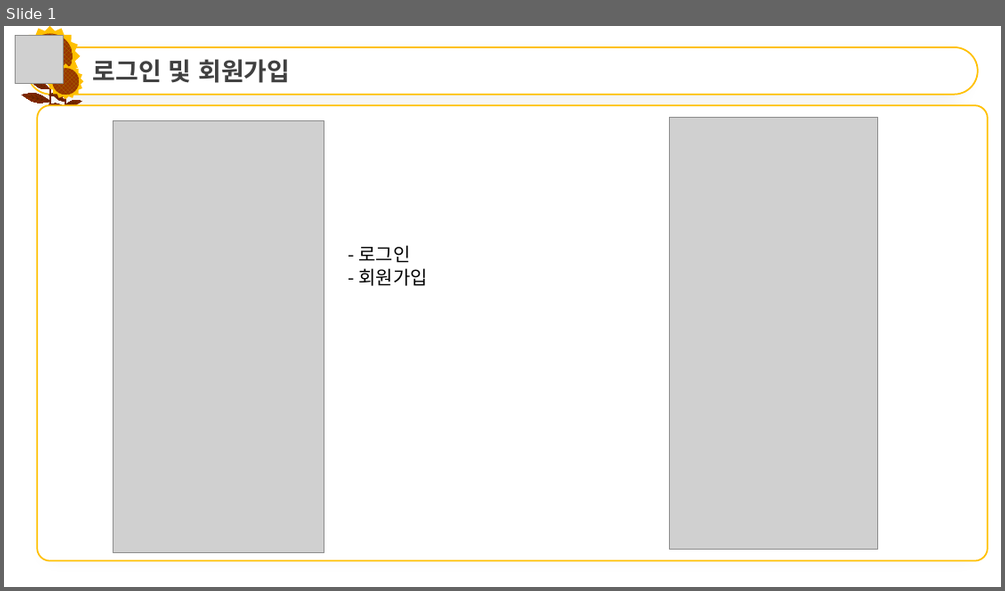
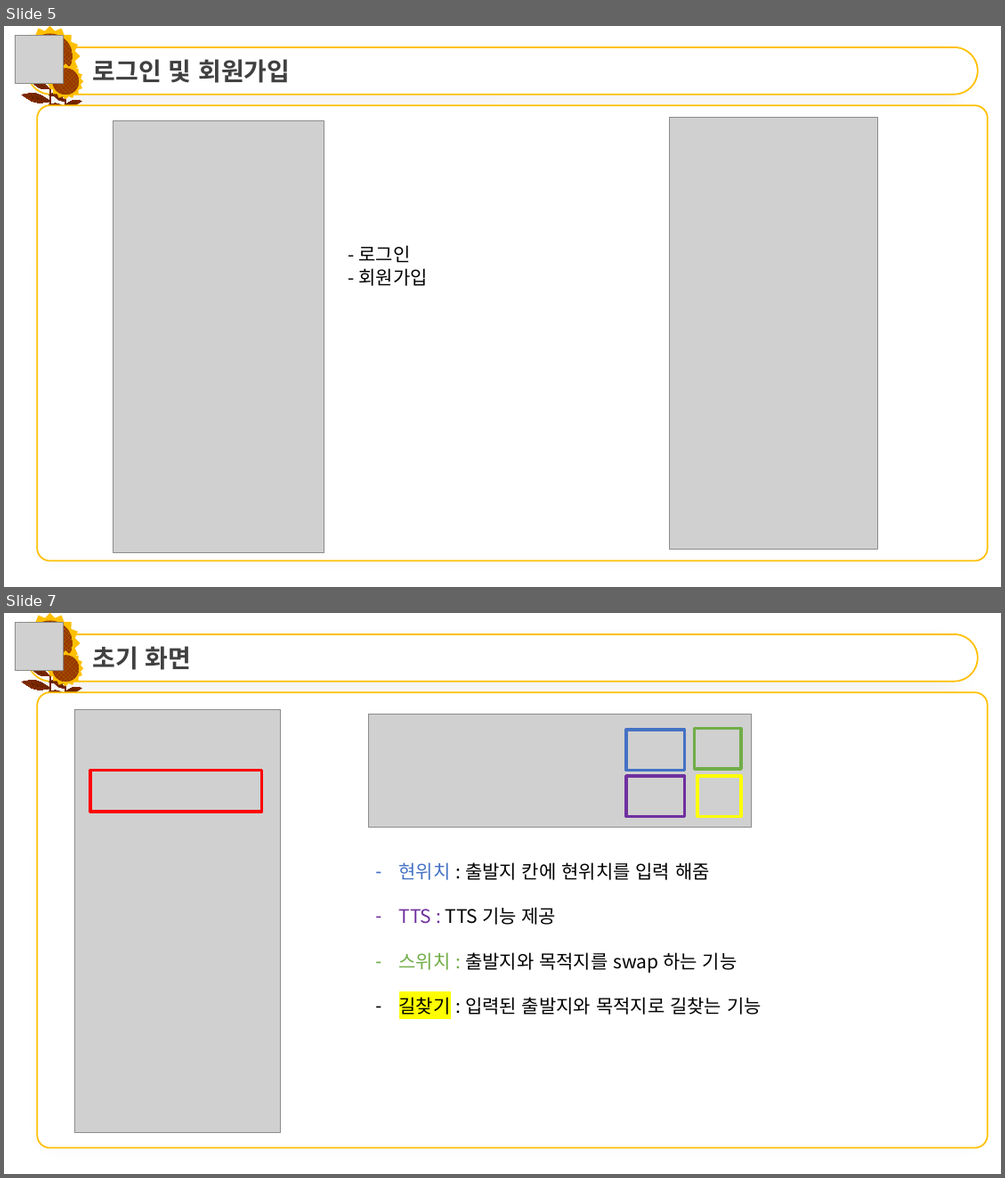
Before and after one commit to sanggae4133/capstone_1_ANY_WAY, a slide deck: 사용설명.pptx. Shown one above the other, each under a label of ours: slide 1 before the commit, slides 5 and 7 after it; the slides between them are not shown. The pictures are 1005x591 and 1005x1178 pixels, drawn with LibreOffice and Linux fonts; fonts in the diff are those of the drawing; grey boxes stand for pictures. Boxes give left, top, right and bottom in pixels: in the first picture for what was removed or moved away, otherwise in the second. Text is boxed around its words. In the diff, an @@ line names an element or a change of style, - is before the commit and + after.

```diff
--- a/사용설명.pptx
+++ b/사용설명.pptx
@@ slide 7 added at bbox=[4, 613, 1001, 1174], background #FFFFFF @@
@@ picture added at bbox=[15, 622, 63, 670] @@
@@ star added at bbox=[20, 613, 81, 674], fill #FFC000 @@
@@ rounded rectangle added at bbox=[27, 634, 978, 681], fill #FFFFFF, outline #FFC000 1.5 pt, 24 pt, text #404040, bold @@
+  초기 화면
@@ ellipse added at bbox=[27, 620, 72, 666], fill pattern #A47D00 on #993300 @@
@@ line added from (49, 662) to (49, 708), #762700 1.75 pt @@
@@ group added at bbox=[21, 677, 52, 692]: 8 freeform shapes @@
@@ group added at bbox=[31, 666, 51, 679]: 8 freeform shapes @@
@@ rounded rectangle added at bbox=[37, 692, 987, 1148], fill #FFFFFF, outline #FFC000 1.5 pt @@
@@ group added at bbox=[48, 672, 78, 686]: 8 freeform shapes @@
@@ group added at bbox=[48, 650, 84, 706]: 24 freeform shapes, 1 line, 1 star, 1 ellipse @@
@@ picture added at bbox=[75, 709, 281, 1133] @@
@@ picture added at bbox=[368, 714, 752, 827] @@
@@ rectangle added at bbox=[626, 730, 685, 770], outline #4472C4 3 pt @@
@@ rectangle added at bbox=[695, 728, 741, 769], outline #70AD47 3 pt @@
@@ rectangle added at bbox=[90, 770, 262, 811], outline #FF0000 3 pt @@
@@ rectangle added at bbox=[626, 776, 685, 817], outline #7030A0 3 pt @@
@@ rectangle added at bbox=[698, 776, 741, 817], outline #FFFF00 3 pt @@
@@ text added at bbox=[399, 862, 761, 1014], 18 pt, text #000000 @@
+– 현위치 : 출발지 칸에 현위치를 입력 해줌
+– TTS : TTS 기능 제공
+– 스위치 : 출발지와 목적지를 swap 하는 기능
+– 길찾기 : 입력된 출발지와 목적지로 길찾는 기능
@@ what was slide 1 is now slide 5 @@
```
Also in this commit, not shown: 4 slides changed, 9 other slides added, 2 other files.
